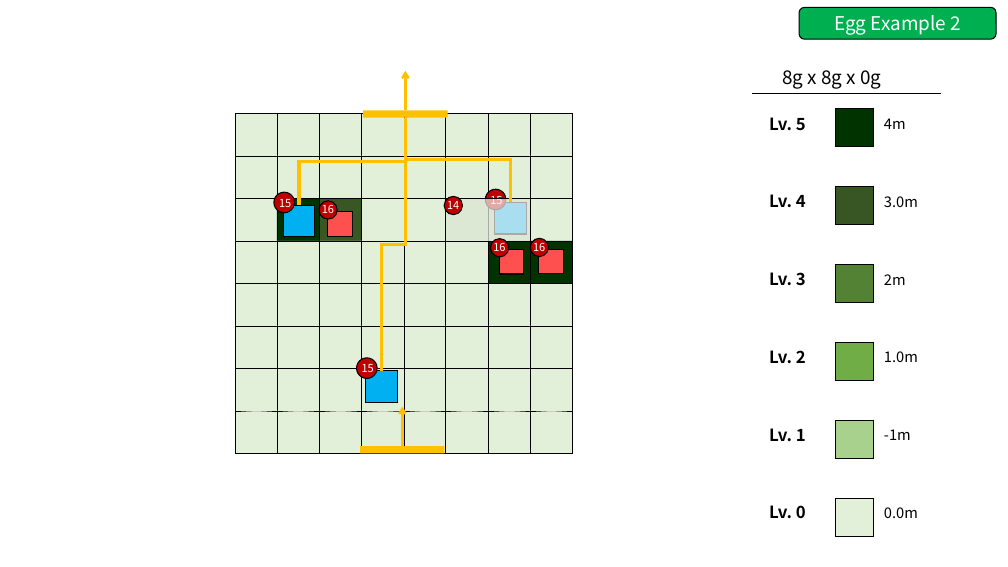
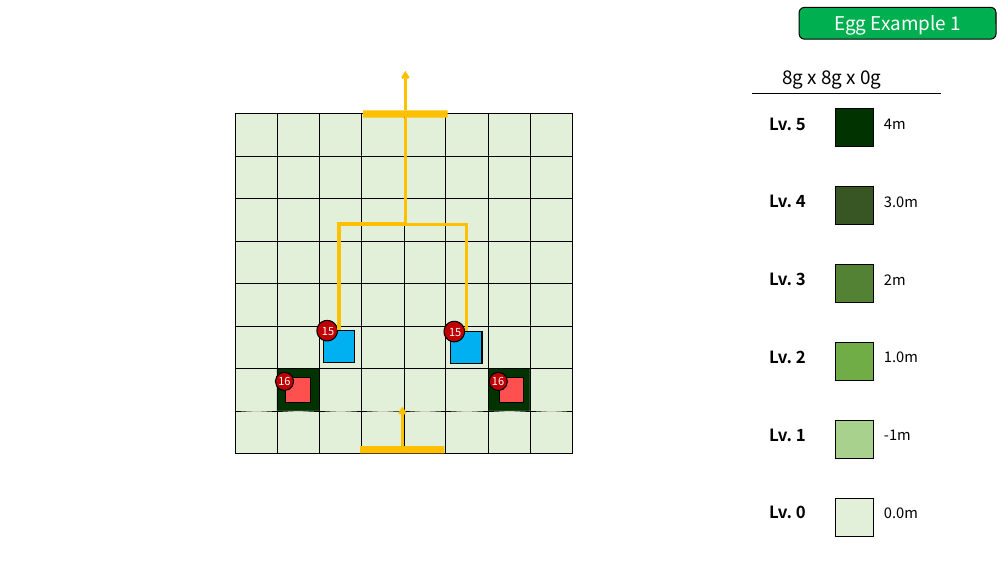
Before and after one commit to GGMGangsterHamster/GangsterHamster, a slide deck: slide 19 of Documents/Gravito_Stage.pptx (slide 20 before the commit). Drawn at 1008x567 pixels with LibreOffice and Linux fonts; fonts in the diff are those of the drawing. Boxes give left, top, right and bottom in pixels: in the first picture for what was removed or moved away, otherwise in the second. Text is boxed around its words. In the diff, an @@ line names an element or a change of style, - is before the commit and + after.

```diff
--- a/Documents/Gravito_Stage.pptx
+++ b/Documents/Gravito_Stage.pptx
@@ text in rounded rectangle at [834,15,960,35]: text changed @@
-Egg Example 2
+Egg Example 1
@@ elbow line removed from (299, 205) to (405, 118) @@
@@ elbow line moved from (382, 371) - (405, 118) to (340, 330) - (405, 118) @@
@@ elbow line moved from (510, 202) - (405, 118) to (467, 331) - (405, 118) @@
@@ ellipse removed at [274,192,294,212] @@
@@ rectangle at [320,199,362,241]: fill #385723 to #E2F0D9 @@
@@ rectangle at [445,199,488,241]: fill #A9D18E to #E2F0D9 @@
@@ rectangle removed at [445,198,530,240] @@
@@ text removed at [447,198,459,213] @@
-14
@@ ellipse removed at [485,189,506,209] @@
@@ rectangle at [488,199,531,241]: fill #A9D18E to #E2F0D9 @@
@@ text removed at [490,192,502,204] @@
-15
@@ rectangle removed at [495,202,526,234] @@
@@ ellipse removed at [530,238,548,256] @@
@@ fill #003300 to #E2F0D9 in 3 elements at [277,199,319,241], [488,241,531,284], [530,241,572,284] @@
@@ text removed at [533,240,545,255] @@
-16
@@ rectangle removed at [539,249,564,274] @@
@@ text "15": place and size @@
-text "15" at [362,361,374,376]
+text "15" at [322,327,334,339]
@@ ellipse: place and size @@
-ellipse at [357,358,377,378]
+ellipse at [317,321,337,341]
@@ text "15": place and size @@
-text "15" at [279,199,291,210]
+text "15" at [449,328,461,336]
@@ ellipse: place and size @@
-ellipse at [445,197,463,215]
+ellipse at [444,321,464,342]
@@ rectangle: place and size @@
-rectangle at [366,371,398,403]
+rectangle at [323,330,355,362]
@@ rectangle: place and size @@
-rectangle at [283,205,315,237]
+rectangle at [451,331,482,363]
@@ text "16": place and size @@
-text "16" at [493,240,505,255]
+text "16" at [278,373,290,388]
@@ ellipse: place and size @@
-ellipse at [491,239,509,257]
+ellipse at [275,372,293,390]
@@ rectangle at [277,368,319,411]: fill #E2F0D9 to #003300 @@
@@ rectangle: place and size @@
-rectangle at [499,250,524,274]
+rectangle at [286,378,311,403]
@@ text "16": place and size @@
-text "16" at [322,202,334,217]
+text "16" at [492,374,504,389]
@@ rectangle at [488,368,531,411]: fill #E2F0D9 to #003300 @@
@@ ellipse: place and size @@
-ellipse at [319,201,337,219]
+ellipse at [489,373,507,391]
@@ rectangle: place and size @@
-rectangle at [327,212,352,237]
+rectangle at [499,378,524,403]
```
Also in this commit, not shown: 1 other slide changed, 1 slide added, 2 other files.
